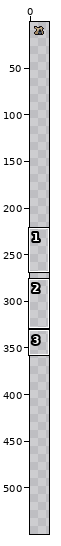
Two versions of one sprite sheet, Content/Armor/DesertHelmet_Head.png. The first picture is a wide view before the edit; the outline marks the close-up.
Close-up. Before the edit:
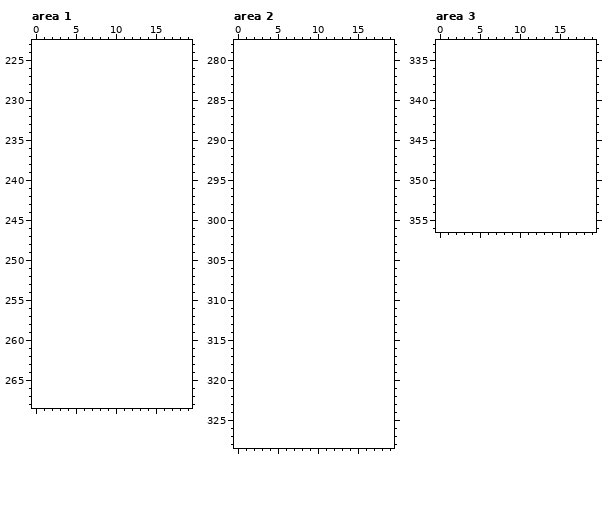
The file is 26x22 pixels, drawn in blocks of 2x2; one block is one cell here. Shown: area 1: x 0..19, y 223..268; area 2: x 0..19, y 278..328; area 3: x 0..19, y 333..356. The old version is drawn lined up with the new one, on the new canvas. The wide view leaves out empty margins. The commit also changed other parts of the picture, which this record leaves out.
New version:
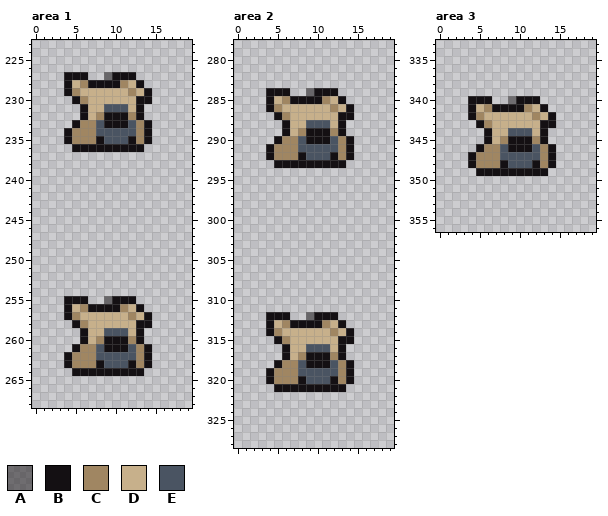
Palette (. is transparent): A #14101381  B #141013  C #a08662  D #c7b08b  E #4a5462
Diff:
{"change": "canvas 13x11 -> 20x560, the old top-left corner now at 4,5"}
{"where": "area 1"}
{"y":227,"x":4,"old":"...","new":"BBB"}
{"y":227,"x":9,"old":"....","new":"ABBB"}
{"y":228,"x":4,"old":"..........","new":"BDCBBBBCDB"}
{"y":229,"x":4,"old":"...........","new":"BCDDDDDDCDB"}
{"y":230,"x":5,"old":"..........","new":"BCDDDDDDBB"}
{"y":231,"x":6,"old":"........","new":"BDDEEEDB"}
{"y":232,"x":6,"old":"........","new":"BDCBBBCB"}
{"y":233,"x":5,"old":"..........","new":"BCCEBBBECB"}
{"y":234,"x":4,"old":"...........","new":"BCCCEEEEECB"}
{"y":235,"x":4,"old":"...........","new":"BCCCBEEEBCB"}
{"y":236,"x":5,"old":".........","new":"BBBBBBBBB"}
{"y":255,"x":4,"old":"...","new":"BBB"}
{"y":255,"x":9,"old":"....","new":"ABBB"}
{"y":256,"x":4,"old":"..........","new":"BDCBBBBCDB"}
{"y":257,"x":4,"old":"...........","new":"BCDDDDDDCDB"}
{"y":258,"x":5,"old":"..........","new":"BCDDDDDDBB"}
{"y":259,"x":6,"old":"........","new":"BDDEEEDB"}
{"y":260,"x":6,"old":"........","new":"BDCBBBCB"}
{"y":261,"x":5,"old":"..........","new":"BCCEBBBECB"}
{"y":262,"x":4,"old":"...........","new":"BCCCEEEEECB"}
{"y":263,"x":4,"old":"...........","new":"BCCCBEEEBCB"}
{"y":264,"x":5,"old":".........","new":"BBBBBBBBB"}
{"where": "area 2"}
{"y":284,"x":4,"old":"...","new":"BBB"}
{"y":284,"x":9,"old":"....","new":"ABBB"}
{"y":285,"x":4,"old":"..........","new":"BDCBBBBCDB"}
{"y":286,"x":4,"old":"...........","new":"BCDDDDDDCDB"}
{"y":287,"x":5,"old":"..........","new":"BCDDDDDDBB"}
{"y":288,"x":6,"old":"........","new":"BDDEEEDB"}
{"y":289,"x":6,"old":"........","new":"BDCBBBCB"}
{"y":290,"x":5,"old":"..........","new":"BCCEBBBECB"}
{"y":291,"x":4,"old":"...........","new":"BCCCEEEEECB"}
{"y":292,"x":4,"old":"...........","new":"BCCCBEEEBCB"}
{"y":293,"x":5,"old":".........","new":"BBBBBBBBB"}
{"y":312,"x":4,"old":"...","new":"BBB"}
{"y":312,"x":9,"old":"....","new":"ABBB"}
{"y":313,"x":4,"old":"..........","new":"BDCBBBBCDB"}
{"y":314,"x":4,"old":"...........","new":"BCDDDDDDCDB"}
{"y":315,"x":5,"old":"..........","new":"BCDDDDDDBB"}
{"y":316,"x":6,"old":"........","new":"BDDEEEDB"}
{"y":317,"x":6,"old":"........","new":"BDCBBBCB"}
{"y":318,"x":5,"old":"..........","new":"BCCEBBBECB"}
{"y":319,"x":4,"old":"...........","new":"BCCCEEEEECB"}
{"y":320,"x":4,"old":"...........","new":"BCCCBEEEBCB"}
{"y":321,"x":5,"old":".........","new":"BBBBBBBBB"}
{"where": "area 3"}
{"y":340,"x":4,"old":"...","new":"BBB"}
{"y":340,"x":9,"old":"....","new":"ABBB"}
{"y":341,"x":4,"old":"..........","new":"BDCBBBBCDB"}
{"y":342,"x":4,"old":"...........","new":"BCDDDDDDCDB"}
{"y":343,"x":5,"old":"..........","new":"BCDDDDDDBB"}
{"y":344,"x":6,"old":"........","new":"BDDEEEDB"}
{"y":345,"x":6,"old":"........","new":"BDCBBBCB"}
{"y":346,"x":5,"old":"..........","new":"BCCEBBBECB"}
{"y":347,"x":4,"old":"...........","new":"BCCCEEEEECB"}
{"y":348,"x":4,"old":"...........","new":"BCCCBEEEBCB"}
{"y":349,"x":5,"old":".........","new":"BBBBBBBBB"}
{"label":"added","picture_box":[64,72,152,152]}
{"label":"added","picture_box":[64,296,152,376]}
{"label":"added","picture_box":[266,88,354,168]}
{"label":"added","picture_box":[266,312,354,392]}
{"label":"added","picture_box":[468,96,556,176]}
